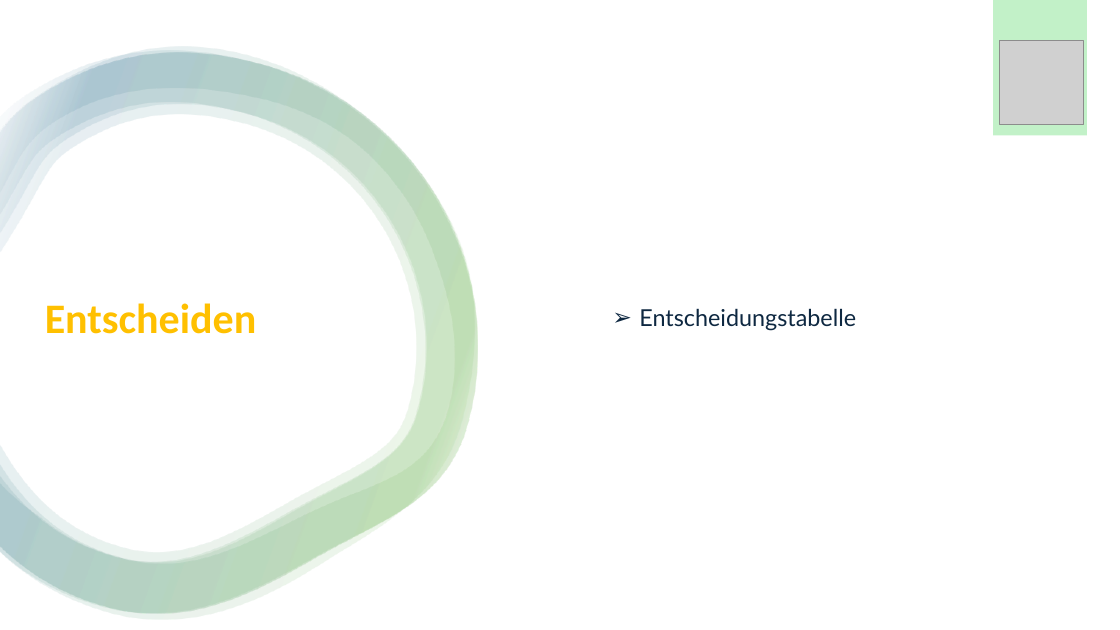
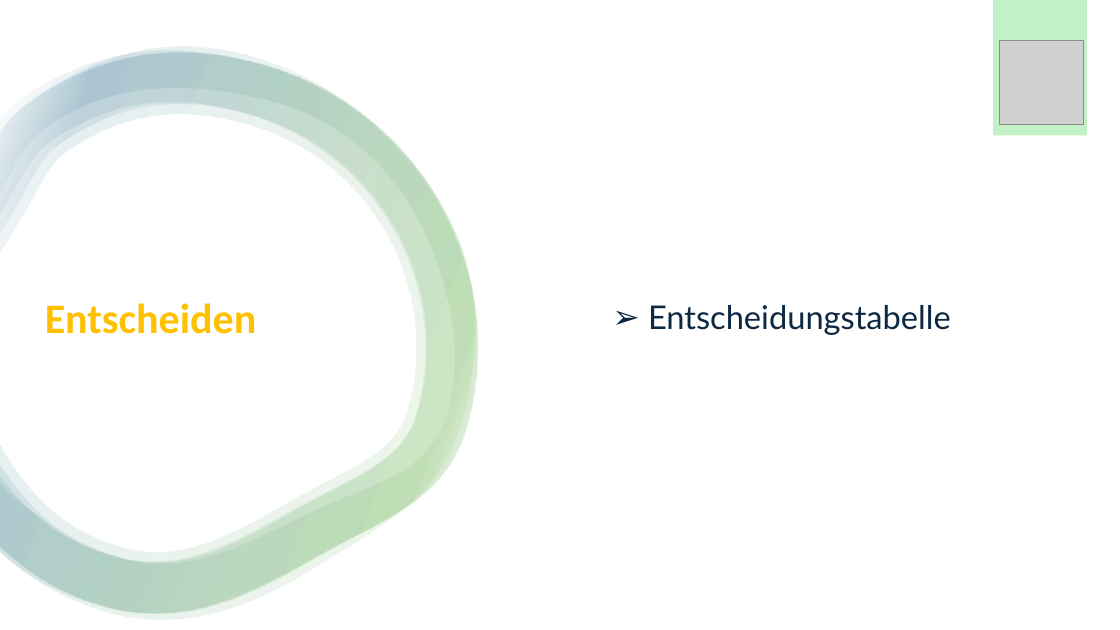
Before and after one commit to Emele-bzra/project-modul431, a slide deck: slide 17 of Material/präsentation_slarachare_games.pptx. Drawn at 1120x630 pixels with LibreOffice and Linux fonts; fonts in the diff are those of the drawing; grey boxes stand for pictures. Boxes give left, top, right and bottom in pixels: in the first picture for what was removed or moved away, otherwise in the second. Text is boxed around its words. In the diff, an @@ line names an element or a change of style, - is before the commit and + after.

```diff
--- a/Material/präsentation_slarachare_games.pptx
+++ b/Material/präsentation_slarachare_games.pptx
@@ text "Entscheidungstabelle" at [648,305,951,335]: size 20 to 28 pt @@
```
Also in this commit, not shown: 1 other slide changed.
